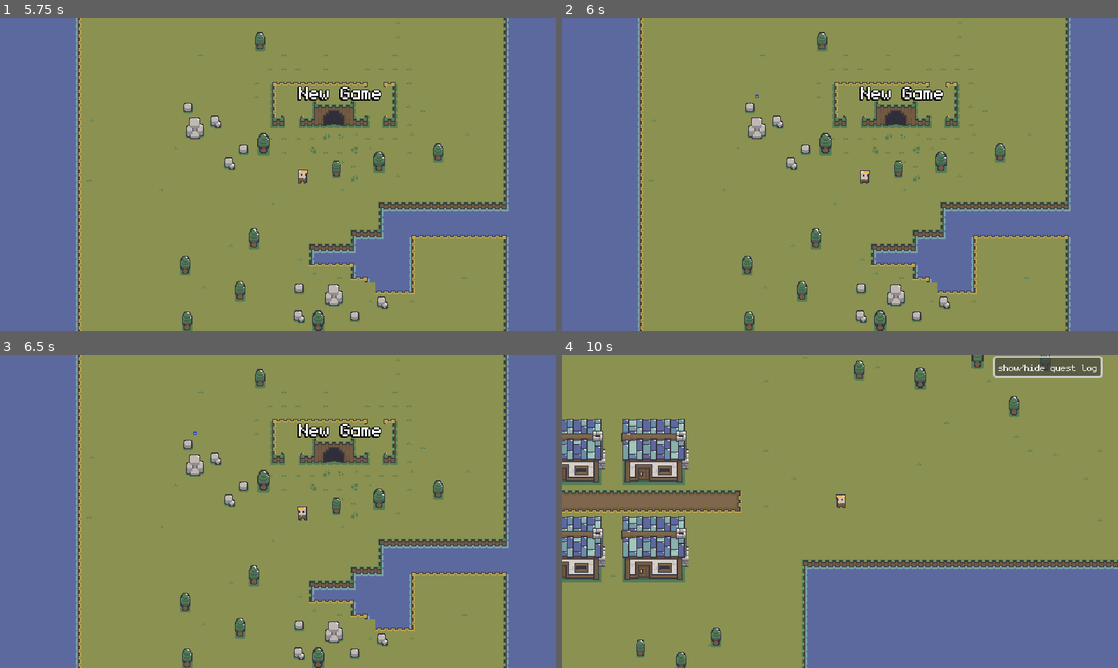
Above: before the commit, frames 1-4 (two rows, left to right).
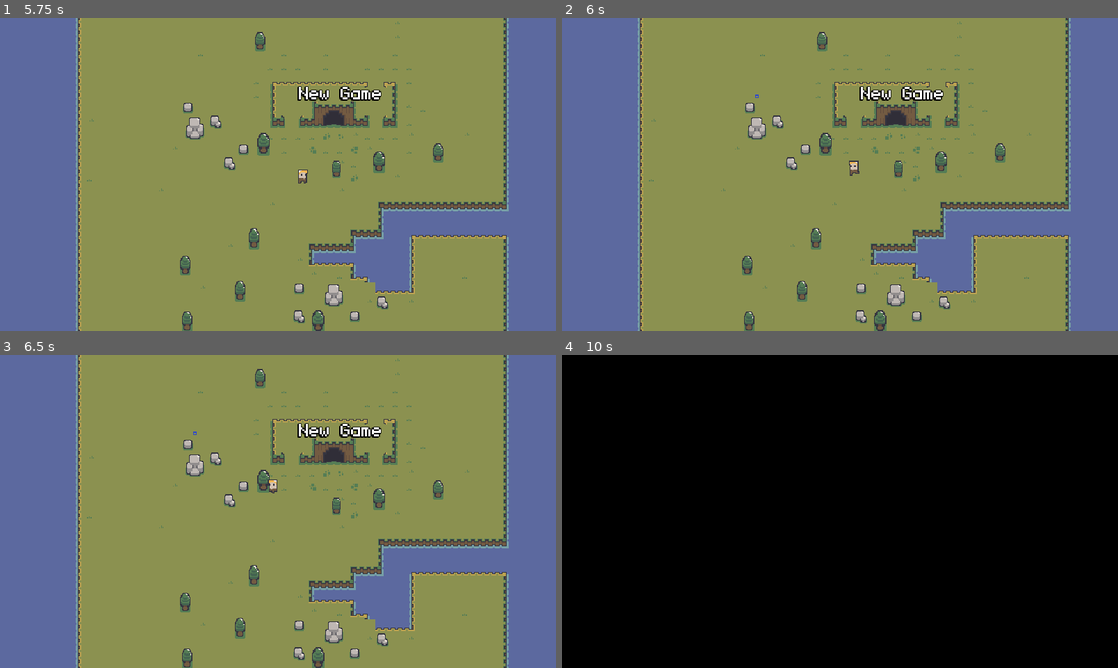
Above: after the commit, the same moments.

Repository: qmarsala/DeliciousDungeon
Game: Godot game, scene res://scenes/game.tscn
Same seed, same stepped clock (60 frames per second), same inputs: the game is played once before the commit and once after it.
Inputs (mouse positions are in pixels of both pictures, inside the frame that each line leads up to):
- Up to frame 1 (5.75 s): tap Enter at 0.5 s; move the mouse to (400, 158) at 0.52 s; hold E (interact) 0.53-1.28 s; click (400, 158) at 0.8 s; move the mouse to (166, 190) at 1.27 s; click (166, 190) at 1.35 s; tap E (interact) at 1.55, 3.05, 4.35 s; move the mouse to (333, 105) at 2.02 s; press the mouse at (333, 105) at 2.03 s; tap Q (basic_attack) at 2.1 s; move the mouse to (250, 237) at 2.77 s; release the mouse at (250, 237) at 2.78 s; right-click (250, 237) at 2.85 s; tap Space at 3.5 s; move the mouse to (444, 221) at 3.52 s; press the mouse at (444, 221) at 3.53 s; tap W (heavy_attack) at 3.6 s; move the mouse to (111, 127) at 4.27 s; release the mouse at (111, 127) at 4.28 s; move the mouse to (305, 174) at 5.02 s; press the mouse at (305, 174) at 5.03 s
- Up to frame 2 (6 s): move the mouse to (756, 96) at 5.77 s; release the mouse at (756, 96) at 5.78 s; tap E (interact) at 5.85 s
- Up to frame 3 (6.5 s): no input
- Up to frame 4 (10 s): move the mouse to (962, 495) at 6.52 s; press the mouse at (962, 495) at 6.53 s; move the mouse to (728, 527) at 7.27 s; release the mouse at (728, 527) at 7.28 s; tap Q (basic_attack) at 7.35 s; tap E (interact) at 7.55, 9.05 s; move the mouse to (895, 442) at 8.02 s; hold Right mouse button (dash) 8.03-8.78 s; click (895, 442) at 8.3 s; move the mouse to (812, 574) at 8.77 s; tap W (heavy_attack) at 8.85 s; click (1045, 367) at 9.5 s, where only the run before the commit has a clickable "show/hide quest log"

Frame 1 is identical in both runs. In frame 2, 0.1% of the frame differs, in the area x 51-56%, y 45-53%; in frame 3, 0.1%; in frame 4, 100%, in the area x 0-100%, y 0-100%.

Commit message:
refactor quests a bit to use a ui and system dedicated to handling quests - still needs some work

Diff:
--- a/src/assets/quests/quest_poc.gd
+++ b/src/assets/quests/quest_poc.gd
@@ -18,4 +18,4 @@
 	progress += more_progress
 	if progress >= count:
 		completed = true
-		SignalBusService.QuestCompleted.emit(name)
+		SignalBusService.QuestCompleted.emit(self)
--- a/src/assets/scripts/main.gd
+++ b/src/assets/scripts/main.gd
@@ -5,11 +5,13 @@
 @export var dungeon: PackedScene
 @export var main_menu: PackedScene
 @export var damage_number: PackedScene
+@export var quests: Array[Quest]
 
 @onready var world: Node2D = $World
 @onready var animation_player: AnimationPlayer = $TransitionLayer/AnimationPlayer
 @onready var outdoor_music: AudioStreamPlayer2D = $OutdoorMusic
 @onready var dungeon_music: AudioStreamPlayer2D = $DungeonMusic
+@onready var quest_log_ui: Control = $QuestLogLayer/QuestLogUI
 
 #need to keep track of player data... is this where 'RefCounted' comes in?
 # how do we want to track this? for now maybe we can pass in a dictionary or something?
@@ -28,6 +30,9 @@
 	SignalBusService.SceneChange.connect(_toggle_levels)
 	#temp: should go to a damage number service in the main scene
 	SignalBusService.DamageReceived.connect(_add_damage_number)
+	SignalBusService.QuestCompleted.connect(on_quest_completed)
+	QuestSystemService.add_quests(quests)
+	quest_log_ui.init()
 	_change_scene(main_menu, true)
 
 func _toggle_levels():
@@ -74,7 +79,7 @@
 func _game_over():
 	# todo: death penalty of some kind.
 	# thinking maybe you need to 'pay gold' or 'discard an item'?
-	_change_scene(outdoors)
+	_toggle_levels()
 
 func _add_damage_number(damage: float, position: Vector2):
 	var instance = damage_number.instantiate() as Label
@@ -83,6 +88,6 @@
 	add_child(instance)
 
 # sound service?
-func on_quest_completed(completed_quest_name: String):
+func on_quest_completed(completed_quest: Quest):
 	#global sounds? how do we not care how far from source you are? just use a big number?
 	$QuestCompletedSound.play()
--- a/src/assets/scripts/player/player_states/player_dead_state.gd
+++ b/src/assets/scripts/player/player_states/player_dead_state.gd
@@ -12,3 +12,6 @@
 
 func handle_physics_process(delta: float) -> void:
 	player.velocity = Vector2.ZERO
+
+func handle_movement_input(input: InputEvent) -> void:
+	pass
--- a/src/assets/scripts/player/player_states/player_idle_state.gd
+++ b/src/assets/scripts/player/player_states/player_idle_state.gd
@@ -6,6 +6,7 @@
 	idle_at = time
 
 func handle_process(delta):
+	super(delta)
 	if time - idle_at >= 1 and player.weapon_equipped:
 		player.weapon.global_position = player.hand.global_position - Vector2(6, 2)
 		player.weapon.rotation = 0
--- a/src/assets/scripts/player/player_states/player_state.gd
+++ b/src/assets/scripts/player/player_states/player_state.gd
@@ -9,6 +9,10 @@
 func _process(delta: float) -> void:
 	time += delta
 
+func _unhandled_input(event: InputEvent) -> void:
+	handle_movement_input(event)
+	handle_interact_action(event)
+
 func enter():
 	pass
 
@@ -18,23 +22,22 @@
 func handle_process(delta: float):
 	pass
 
-func _unhandled_input(event: InputEvent) -> void:
-	handle_movement_input(event)
-	handle_interact_action(event)
-
 func handle_physics_process(delta: float):
 	var was_holding = holding_move
 	holding_move = move_pressed and time - pressed_at > .25
 	if holding_move:
 		player.move_destination_indicator.hide()
 		player.move_target = player.get_global_mouse_position()
+		Transitioned.emit(self, "MoveState")
 	if was_holding and !holding_move:
 		player.move_destination_indicator.show()
+		player.move_target = player.get_global_mouse_position()
 
 func handle_interact_action(event: InputEvent) -> void:
 	if not player: return
 	if event.is_action_pressed("interact"):
 		player.interact()
+		get_viewport().set_input_as_handled()
 
 #in this method we have the details implemented here, in contrast to above where we call 'interact'
 #just to play around with different approaches
--- a/src/assets/scripts/signal_bus.gd
+++ b/src/assets/scripts/signal_bus.gd
@@ -13,4 +13,4 @@
 # quest poc: is this how we want to track actions we care about?
 signal EnemyDied(enemy_id: int)
 signal ActionPerformed(action_id: int)
-signal QuestCompleted(name: String)
+signal QuestCompleted(quest: Quest)
--- a/src/assets/scripts/systems/quest_system.gd
+++ b/src/assets/scripts/systems/quest_system.gd
@@ -1,14 +1,46 @@
 class_name QuestSystem
 extends Node
 
+#if quest system is a global service
+# how do we feed it data?
+# there are three lists really: available (in the game) inprogress (ones we are currently doing) and completed
+# for now avail and inprog are the same list
+# does the quest system read files itself somehow?
+# does it get fed in from another context like 'game'?
 
-@export var available_quests: Array[Quest]
-
+var available_quests: Array[Quest]
 var completed_quests: Array[Quest]
 
+func _ready() -> void:
+	SignalBusService.QuestCompleted.connect(on_quest_completed)
+
+# maybe this should be in each quests under a start method?
+# what about when the game is closed and reopened? how do signal connections work with saved progress?
+# maybe the quest system still needs to make sure this happens?
 func wire_quests():
 	for q in available_quests:
-		if q is BountyQuest:
+		wire_quest(q)
+
+func wire_quest(q: Quest):
+	if q is BountyQuest:
+		if !SignalBusService.EnemyDied.is_connected(q.on_enemy_died):
 			SignalBusService.EnemyDied.connect(q.on_enemy_died)
-		elif q is ActionQuest:
+	elif q is ActionQuest:
+		if !SignalBusService.ActionPerformed.is_connected(q.on_action):
 			SignalBusService.ActionPerformed.connect(q.on_action)
+
+func add_quest(new_quest: Quest):
+	if new_quest.completed:
+		completed_quests.append(new_quest)
+	else:
+		available_quests.append(new_quest)
+		wire_quest(new_quest)
+
+func add_quests(new_quests: Array[Quest]):
+	completed_quests.append_array(new_quests.filter(func(q): return q.completed))
+	available_quests.append_array(new_quests.filter(func(q): return !q.completed))
+	wire_quests()
+
+func on_quest_completed(completed_quest: Quest):
+	available_quests.erase(completed_quest)
+	completed_quests.append(completed_quest)
--- a/src/assets/scripts/ui/quest_log_ui_poc.gd
+++ b/src/assets/scripts/ui/quest_log_ui_poc.gd
@@ -1,36 +1,18 @@
 extends Control
 
-func _ready():
+@export var quest_ui_scene: PackedScene
+
+func init():
 	$ToggleQuestLog.pressed.connect(on_toggle_pressed)
-	SignalBusService.QuestCompleted.connect(on_quest_completed)
 	var quests = QuestSystemService.available_quests
-	#todo: dynamically create and add quest ui's
 	var bounty_index = 0
 	for q in quests:
-		if q is BountyQuest:
-			if bounty_index == 0:
-				$ActiveQuestsContainer/BountyQuest.quest = q
-			elif bounty_index == 1:
-				$ActiveQuestsContainer/BountyQuest2.quest = q
-			elif bounty_index == 2:
-				$ActiveQuestsContainer/BountyQuest3.quest = q
-			bounty_index += 1
-		else:
-			$ActiveQuestsContainer/ActionQuest.quest = q
+		var qui = quest_ui_scene.instantiate()
+		qui.quest = q
+		$ActiveQuestsContainer.add_child(qui)
 
 func on_toggle_pressed():
 	if $ActiveQuestsContainer.visible:
 		$ActiveQuestsContainer.hide()
 	else:
 		$ActiveQuestsContainer.show()
-
-func on_quest_completed(completed_quest_name: String):
-	#todo: quest ui should also listen to this event
-	if $ActiveQuestsContainer/BountyQuest.quest.name == completed_quest_name:
-		$ActiveQuestsContainer/BountyQuest.hide()
-	elif $ActiveQuestsContainer/BountyQuest2.quest.name == completed_quest_name:
-		$ActiveQuestsContainer/BountyQuest2.hide()
-	elif $ActiveQuestsContainer/BountyQuest3.quest.name == completed_quest_name:
-		$ActiveQuestsContainer/BountyQuest3.hide()
-	else:
-		$ActiveQuestsContainer/ActionQuest.hide()
--- a/src/scenes/game.tscn
+++ b/src/scenes/game.tscn
@@ -1,14 +1,19 @@
-[gd_scene load_steps=16 format=3 uid="uid://c38pvspamielw"]
+[gd_scene load_steps=21 format=3 uid="uid://c38pvspamielw"]
 
 [ext_resource type="Script" path="res://assets/scripts/main.gd" id="1_j0ii5"]
 [ext_resource type="PackedScene" uid="uid://c44qt8656qxed" path="res://scenes/levels/outdoors.tscn" id="2_re2jb"]
 [ext_resource type="PackedScene" uid="uid://v8yl2qd4myvg" path="res://scenes/levels/dungeon.tscn" id="3_sqakx"]
 [ext_resource type="PackedScene" uid="uid://dl4c3hhbw5max" path="res://scenes/main_menu.tscn" id="4_yc5bf"]
 [ext_resource type="PackedScene" uid="uid://dewbvl8yppxyi" path="res://scenes/damage_number.tscn" id="5_k5bt7"]
+[ext_resource type="Script" path="res://assets/quests/quest_poc.gd" id="6_gulh1"]
+[ext_resource type="Resource" uid="uid://c0dp35sx4iu0w" path="res://assets/quests/kill_trolls.tres" id="6_h1k7r"]
 [ext_resource type="Shader" path="res://assets/fog.gdshader" id="6_rybb5"]
-[ext_resource type="PackedScene" uid="uid://y304jg6volpg" path="res://scenes/ui/quest_poc_ui.tscn" id="7_d3qop"]
+[ext_resource type="Resource" uid="uid://bl634ciahvr2a" path="res://assets/quests/kill_goblins.tres" id="6_vyjaa"]
+[ext_resource type="Resource" uid="uid://dfp1vr0asb72d" path="res://assets/quests/kill_skeletons.tres" id="7_abv55"]
+[ext_resource type="PackedScene" uid="uid://y304jg6volpg" path="res://scenes/ui/quest_ui_poc.tscn" id="7_d3qop"]
 [ext_resource type="AudioStream" uid="uid://w2t0u6v60bjx" path="res://assets/audio/Harmony.ogg" id="7_pw28q"]
 [ext_resource type="AudioStream" uid="uid://v6mjp1y51k5k" path="res://assets/audio/SandsOfTime.mp3" id="8_bp6xg"]
+[ext_resource type="Resource" uid="uid://b57cfm3fouo4v" path="res://assets/quests/dungeon_steward.tres" id="8_ek0gc"]
 [ext_resource type="Script" path="res://assets/scripts/ui/quest_log_ui_poc.gd" id="9_2b5w3"]
 [ext_resource type="AudioStream" uid="uid://bug8pb2tjjyjr" path="res://assets/audio/QuestCompleted.wav" id="10_m8g1c"]
 
@@ -98,6 +103,7 @@
 dungeon = ExtResource("3_sqakx")
 main_menu = ExtResource("4_yc5bf")
 damage_number = ExtResource("5_k5bt7")
+quests = Array[ExtResource("6_gulh1")]([ExtResource("6_vyjaa"), ExtResource("8_ek0gc"), ExtResource("7_abv55"), ExtResource("6_h1k7r")])
 
 [node name="World" type="Node2D" parent="." groups=["World"]]
 
@@ -105,7 +111,7 @@
 layer = 100
 visible = false
 
-[node name="Control" type="Control" parent="QuestLogLayer"]
+[node name="QuestLogUI" type="Control" parent="QuestLogLayer"]
 layout_mode = 3
 anchors_preset = 0
 offset_left = 488.0
@@ -114,29 +120,16 @@
 offset_bottom = 402.0
 mouse_filter = 1
 script = ExtResource("9_2b5w3")
+quest_ui_scene = ExtResource("7_d3qop")
 
-[node name="ActiveQuestsContainer" type="VBoxContainer" parent="QuestLogLayer/Control"]
+[node name="ActiveQuestsContainer" type="VBoxContainer" parent="QuestLogLayer/QuestLogUI"]
+layout_mode = 0
 offset_top = 26.0
 offset_right = 150.0
 offset_bottom = 426.0
 
-[node name="BountyQuest" parent="QuestLogLayer/Control/ActiveQuestsContainer" instance=ExtResource("7_d3qop")]
-custom_minimum_size = Vector2(150, 50)
-layout_mode = 2
-
-[node name="BountyQuest2" parent="QuestLogLayer/Control/ActiveQuestsContainer" instance=ExtResource("7_d3qop")]
-custom_minimum_size = Vector2(150, 50)
-layout_mode = 2
-
-[node name="BountyQuest3" parent="QuestLogLayer/Control/ActiveQuestsContainer" instance=ExtResource("7_d3qop")]
-custom_minimum_size = Vector2(150, 50)
-layout_mode = 2
-
-[node name="ActionQuest" parent="QuestLogLayer/Control/ActiveQuestsContainer" instance=ExtResource("7_d3qop")]
-custom_minimum_size = Vector2(150, 50)
-layout_mode = 2
-
-[node name="ToggleQuestLog" type="Button" parent="QuestLogLayer/Control"]
+[node name="ToggleQuestLog" type="Button" parent="QuestLogLayer/QuestLogUI"]
+layout_mode = 0
 offset_left = 10.0
 offset_top = 1.0
 offset_right = 132.0
@@ -144,6 +137,7 @@
 text = "show/hide quest log"
 
 [node name="TransitionLayer" type="CanvasLayer" parent="."]
+layer = 101
 
 [node name="ColorRect" type="ColorRect" parent="TransitionLayer"]
 modulate = Color(0, 0, 0, 0)
--- a/src/scenes/ui/quest_poc_ui.gd
+++ b/src/scenes/ui/quest_ui_poc.gd
@@ -3,9 +3,15 @@
 
 var quest: Quest
 
+func _ready() -> void:
+	SignalBusService.QuestCompleted.connect(on_quest_completed)
 
 func _process(delta: float) -> void:
 	if quest:
 		$QuestName.text = quest.name
 		$QuestDescription.text = quest.description
 		$QuestDescription2.text = str(quest.progress) + "/" + str(quest.count)
+
+func on_quest_completed(q: Quest):
+	if q == quest:
+		queue_free()
--- a/src/scenes/ui/quest_poc_ui.tscn
+++ b/src/scenes/ui/quest_ui_poc.tscn
@@ -1,12 +1,13 @@
 [gd_scene load_steps=4 format=3 uid="uid://y304jg6volpg"]
 
-[ext_resource type="Script" path="res://scenes/ui/quest_poc_ui.gd" id="1_3odui"]
+[ext_resource type="Script" path="res://scenes/ui/quest_ui_poc.gd" id="1_3odui"]
 
 [sub_resource type="LabelSettings" id="LabelSettings_wv57g"]
 
 [sub_resource type="LabelSettings" id="LabelSettings_h7g60"]
 
 [node name="Quest" type="Control"]
+custom_minimum_size = Vector2(150, 50)
 layout_mode = 3
 anchors_preset = 0
 offset_right = 150.0
